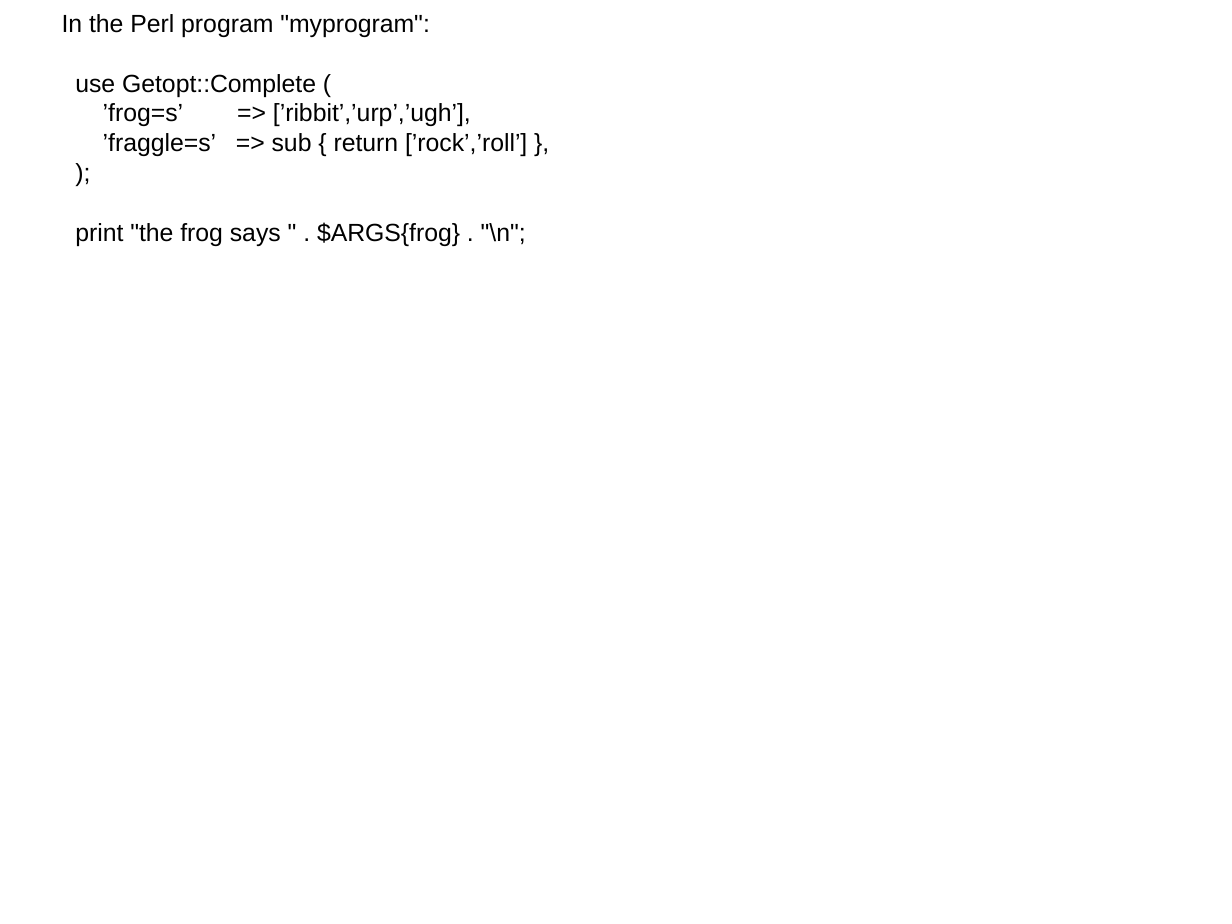
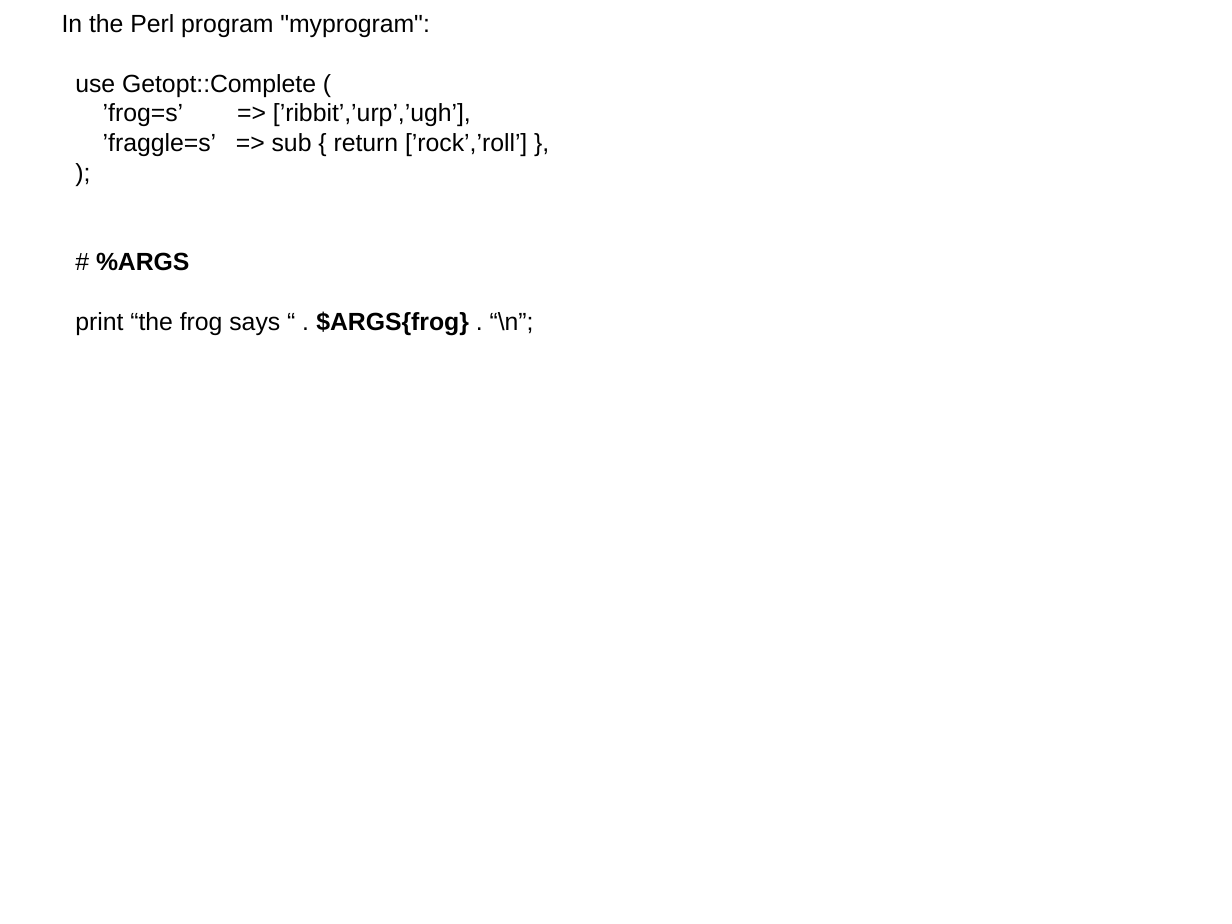
Before and after one commit to gitpan/Getopt-Complete, a slide deck: slide 31 of doc/getopt-complete.odp (slide 12 before the commit). Drawn at 1232x924 pixels with LibreOffice and Linux fonts; fonts in the diff are those of the drawing. Boxes give left, top, right and bottom in pixels: in the first picture for what was removed or moved away, otherwise in the second. Text is boxed around its words. In the diff, an @@ line names an element or a change of style, - is before the commit and + after.

```diff
--- a/doc/getopt-complete.odp
+++ b/doc/getopt-complete.odp
@@ subtitle at [75, 252, 534, 336]: text changed @@
-print "the frog says " . $ARGS{frog} . "\n";
+# %ARGS
+print “the frog says “ . $ARGS{frog} . “\n”;
```
Also in this commit, not shown: 15 other slides changed, 9 slides added, 10 other files.
